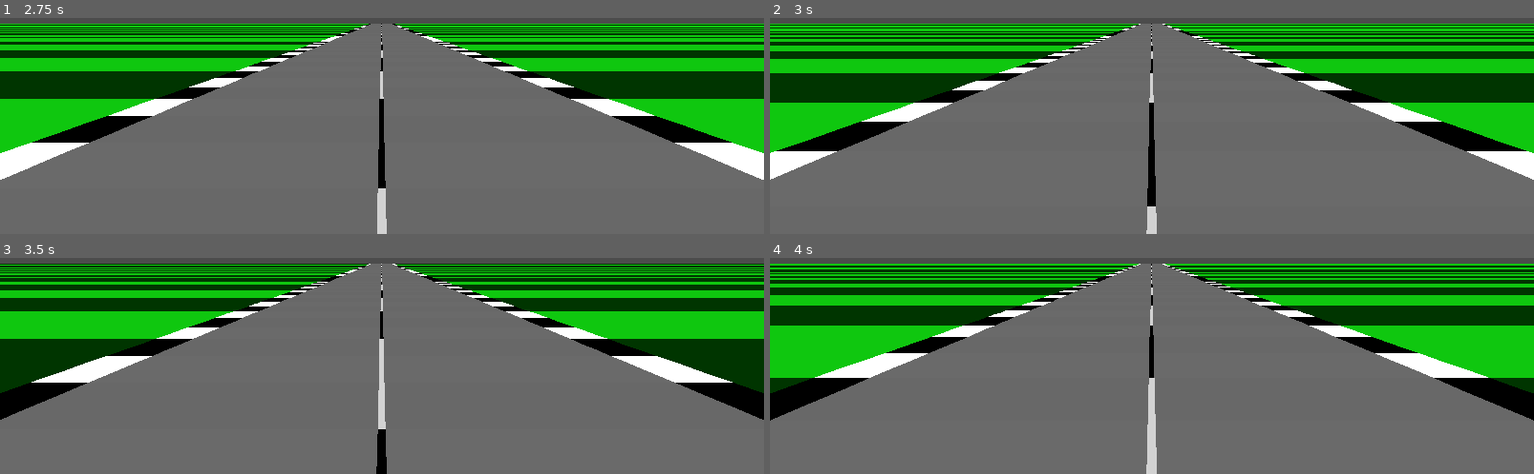
Above: before the commit, frames 1-4 (two rows, left to right).
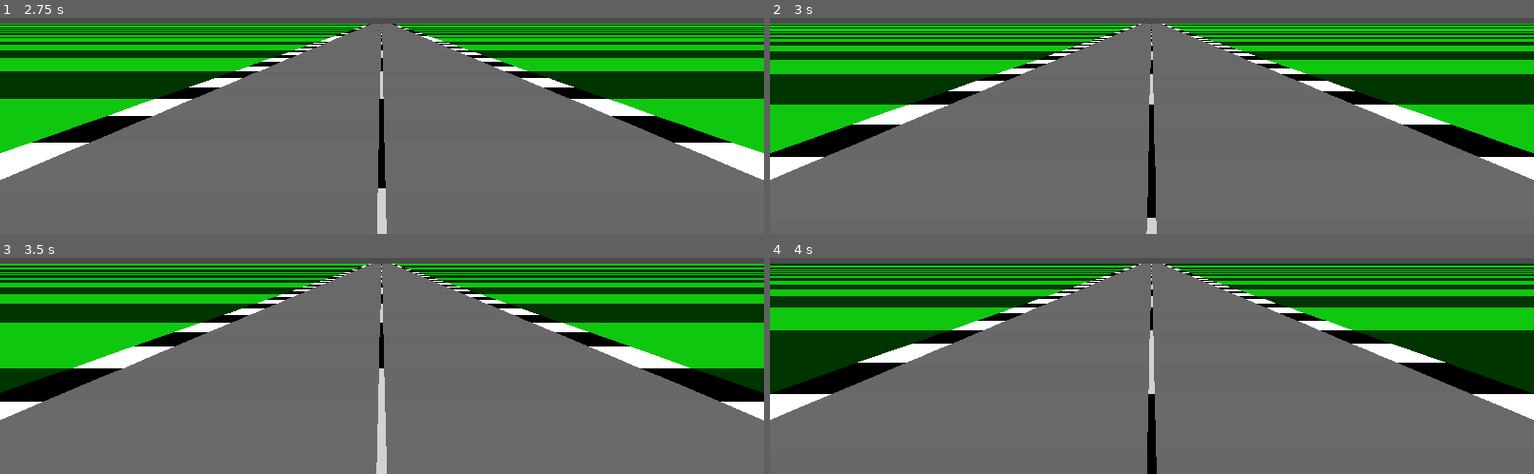
Above: after the commit, the same moments.

Repository: nelsonwenner/godot-slip-runfast
Game: Godot game, scene res://src/scenes/runway/runway.tscn
Two runs of this game, one before a commit and one after it. Both use one fixed random seed, a clock stepped at 60 frames per second and the inputs below. This scene is started directly instead of the project's main scene.
Inputs:
- Up to frame 1 (2.75 s): tap Enter at 0.5, 2 s; hold Right (ui_right) 0.53-1.28 s; tap Space at 1.25 s; hold Left (ui_left) 1.28-2.03 s; hold Right (ui_right) from 2.03 s (still down)
- Up to frame 2 (3 s): tap Space at 2.75 s; release Right (ui_right) at 2.78 s; hold Up (ui_up) from 2.78 s (still down)
- Up to frame 3 (3.5 s): keep holding Up (ui_up)
- Up to frame 4 (4 s): release Up (ui_up) at 3.53 s; hold Left (ui_left) from 3.53 s (still down)

Frame 1 is identical in both runs. In frame 2, 2.0% of the frame differs, in the area x 0-100%, y 4-99%; in frame 3, 19%; in frame 4, 29%, in the area x 0-100%, y 2-100%.

Commit message:
WIP: work in production

Diff:
--- a/src/scenes/runway/runway.gd
+++ b/src/scenes/runway/runway.gd
@@ -3,7 +3,7 @@
 var WIDTH = 1280
 var HEIGHT = 720
 
-export var RUNWAY_LENGHT = 3200
+export var RUNWAY_LENGHT = 1600
 export var RUNWAY_WIDTH = 2000
 export var SEGMENT_LENGHT = 200
 export var CAMERA_DEPTH = 0.84
@@ -36,8 +36,8 @@
 
 
 func _ready():
+	set_process_input(true)
 	init()
-	set_process_input(true)
 
 
 func _process(delta):
@@ -92,23 +92,9 @@
 
 
 func movements_controller_runway(index):
-	if (index > 300): lines[index].curve = 0.2
-	if (index > 400): lines[index].curve = 0.3
-	if (index > 500): lines[index].curve = 0.4
-	if (index > 600): lines[index].curve = 0.5
-	if (index > 700): lines[index].curve = 0.6
-	if (index > 800): lines[index].curve = 0.7
-	if (index > 900): lines[index].curve = 0.8
-	if (index > 1500): lines[index].curve = 0.3
-
-	#if (index > 750): lines[index].curve = 0.8
-	#if (index > 800 && index < 1200): lines[index].curve = 0.6
-	#if (index > 1200): lines[index].curve = 0.9
-	#if (index > 1200 && index < 1450): lines[index].curve = 1
-	#if (index > 2000): lines[index].curve = 0.8
-	#if (index > 2000 && index < 2500): lines[index].curve = 0.5
-	#if (index > 2900 && index < 3000): lines[index].curve = -0.3
-	#if (index > 3200): lines[index].curve = -0.5
+	if (index > 300 && index < 750): lines[index].curve = 0.5
+	if (index > 800 && index < 1200): lines[index].curve = -0.7
+	if (index > 1200): lines[index].curve = 0.2
 
 
 func screen_coordinates(struture_line, cam_x, cam_y, cam_z):
@@ -134,10 +120,10 @@
 
 func controller_inputs():
 	if up_is_pressed:
-		speed += 2
+		speed += 3
 		current_position += speed
 
-		if speed >= 400: speed = 400
+		if speed >= 600: speed = 600
 
 		if current_position == 320000:
 			current_position = 0
